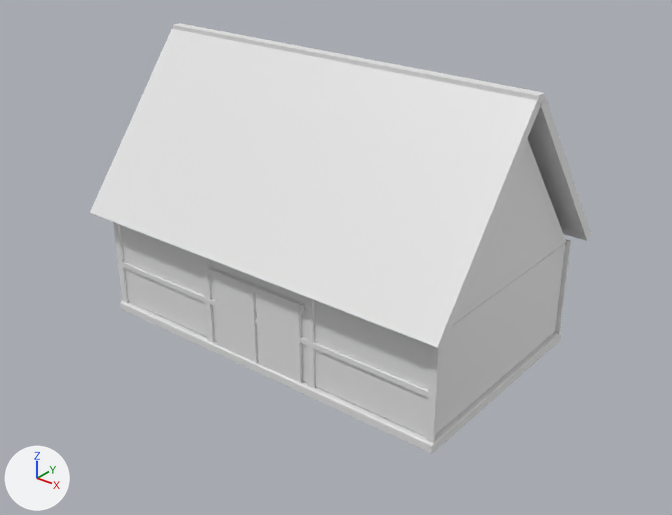
An edit to the FBX model unity/TinyConsequences2/Assets/TC2/Game/Resources/TC2Models/barn.fbx, drawn before and after from the same camera.
The view is the same before and after, from a 50 mm lens placed at (16.3, -20.3, 15.0), pointed at (1.4, -1.6, 3.4). Arrows for +X, +Y and +Z are at lower left; the lights stay in place. The older version comes first. Where no turn or scale is listed for an object, it has been applied to the vertices.

The first picture shows 'barn'.
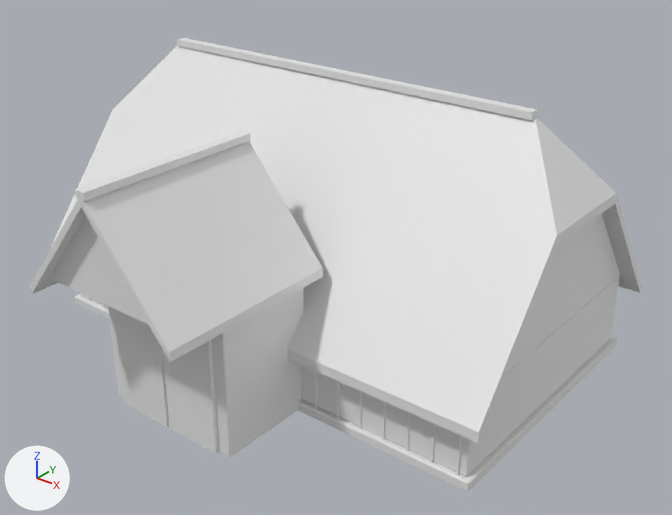
Boxes [x1, y1, x2, y2] around the edits, measured in the pictures (672 x 515 px):
'barn', reshaped (22% wider)
    before: [90, 23, 591, 454]
    after: [30, 38, 641, 492]
part 1 of me_barn, added
    after: [314, 371, 318, 408]
part 2 of me_barn, added
    after: [336, 380, 339, 418]
part 3 of me_barn, rebuilt (23% wider, 30% taller)
    before: [120, 301, 562, 454]
    after: [75, 293, 617, 492]
part 4 of me_barn, rebuilt
    before: [120, 225, 566, 437]
    after: [81, 276, 620, 476]
part 5 of me_barn, rebuilt (18% wider, 24% taller)
    before: [90, 29, 591, 350]
    after: [51, 45, 641, 443]
part 6 of me_barn, rebuilt
    before: [173, 23, 545, 104]
    after: [177, 38, 538, 120]
part 7 of me_barn, deleted
    before: [113, 139, 571, 443]
part 8 of me_barn, added
    after: [30, 131, 620, 475]

The change in detail:
me_barn is used by ob_barn; location (0.0, 0.0, 0.0).
me_barn had 180 vertices, 150 faces and spanned x -6.45..6.45, y -4.17..4.17, z 0.0..8.73.
me_barn now has 478 vertices, 384 faces and spans x -8.0..8.0, y -8.95..4.7, z 0.0..8.29.
me_barn part 1: a new loose piece, a box spanning x 2.715..2.785, y -4.245..-4.195, z 0.3..2.5.
me_barn part 2: a new loose piece, a box spanning x 3.465..3.535, y -4.245..-4.195, z 0.3..2.5.
me_barn part 3: the loose piece of 24 vertices spanning x -6.15..6.15, y -3.65..3.65, z 0.0..0.3 is rebuilt with 24 vertices and now spans x -7.65..7.65, y -4.35..4.35, z 0.0..0.3.
me_barn part 4: the loose piece of 24 vertices spanning x -6.0..6.0, y -3.5..3.5, z 0.3..3.4 is rebuilt with 24 vertices and now spans x -7.5..7.5, y -4.2..4.2, z 0.3..2.5.
me_barn part 5: the loose piece of 14 vertices spanning x -6.45..6.45, y -4.17..4.17, z 3.4..8.63 is rebuilt with 20 vertices and now spans x -8.0..8.0, y -4.7..4.7, z 1.86..8.18.
me_barn part 6: the loose piece of 8 vertices spanning x -6.45..6.45, y -0.16..0.16, z 8.51..8.73 is rebuilt with 8 vertices and now spans x -6.32..6.32, y -0.15..0.15, z 8.09..8.29.
me_barn part 7: 15 loose pieces with 110 vertices, spanning x -6.12..6.12, y -3.65..3.58, z 0.0..7.88, are deleted.
me_barn part 8: 158 vertices added at x -2.55..7.5, y -8.95..4.24, z 0.0..7.39.
Other edits to the shape of me_barn do not show in these pictures.
